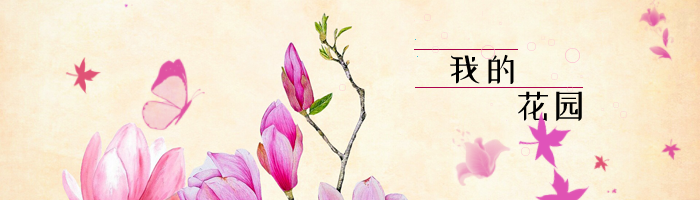
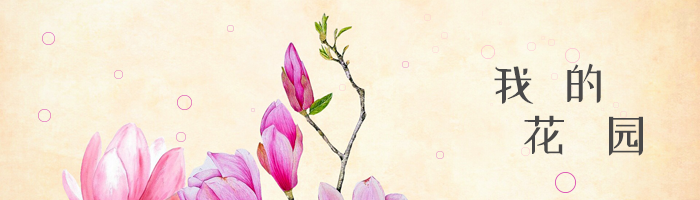
Layer changes from the first w=700, h=200 image to the second:
added layer "形状 13" above "形状 12" over [402, 61, 576, 193]
added layer "形状 12" above "形状 11" over [227, 25, 444, 159]
added layer "形状 11" above "形状 10" over [38, 109, 51, 122]
added layer "形状 10" above "形状 9" over [42, 32, 55, 45]
added layer "形状 9" above "园" over [114, 70, 255, 142]
added layer "园" above "花" over [609, 116, 643, 156]
added layer "花" above "的" over [524, 115, 564, 155]
added layer "的" above "我" over [567, 63, 601, 103]
added layer "我" above "图层 5" over [494, 66, 534, 104]
hid "图层 5" over [65, 0, 681, 200]
painted on "形状 8", masked it over [427, 14, 552, 46]
painted on "形状 7", masked it over [342, 38, 536, 135]
painted on "形状 5", masked it over [506, 73, 583, 121]
painted on "形状 4", masked it over [414, 14, 429, 21]
painted on "形状 3", masked it over [565, 48, 578, 62]
painted on "形状 1", masked it over [432, 32, 625, 118]
hid "图层 2" over [415, 87, 583, 88]
hid "图层 1" over [414, 39, 518, 57]
hid "花园" over [518, 91, 582, 121]
hid "我的" over [450, 54, 514, 84]
